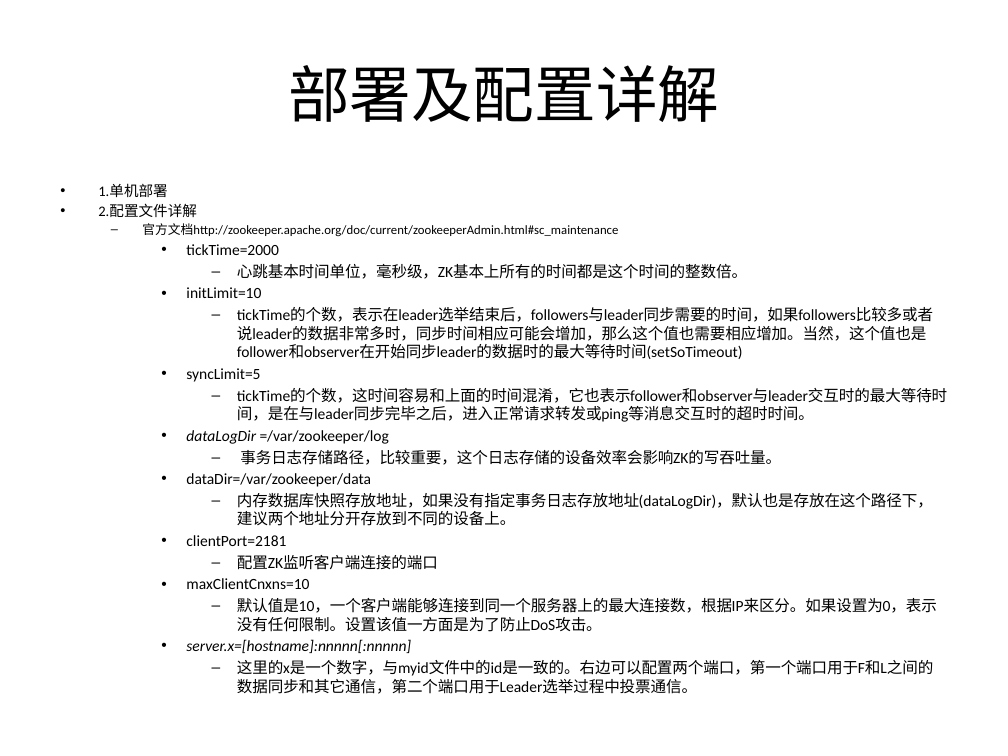
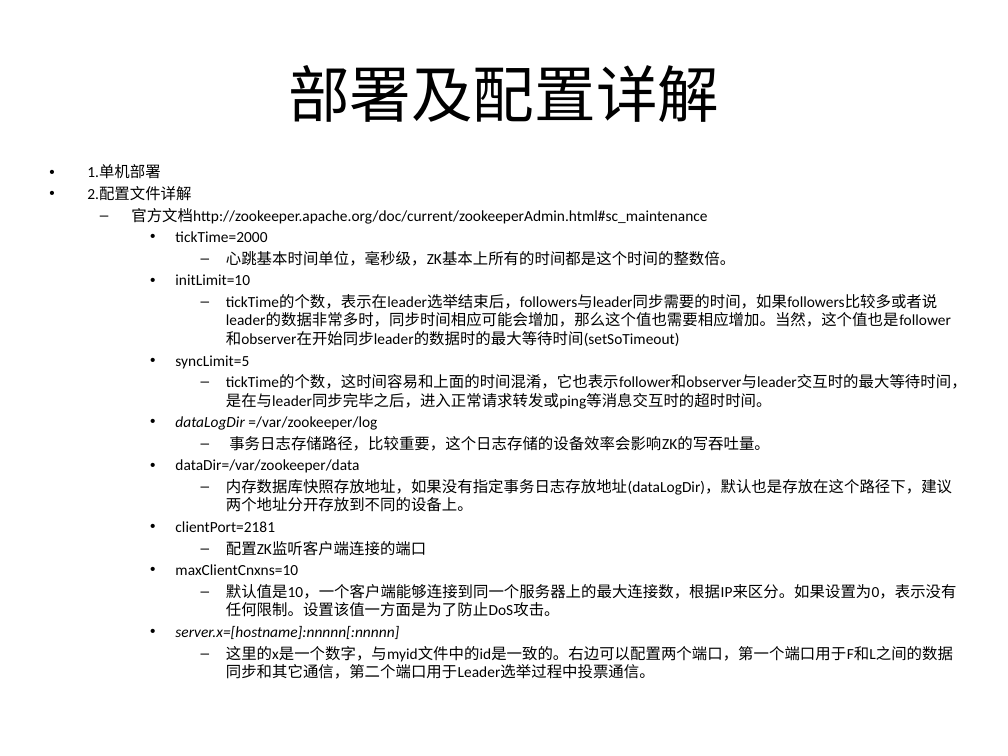
Before and after one commit to lfhan/zktest, a slide deck: slide 2 of doc/zookeeper.pptx. Drawn at 1008x756 pixels with LibreOffice and Linux fonts; fonts in the diff are those of the drawing. Boxes give left, top, right and bottom in pixels: in the first picture for what was removed or moved away, otherwise in the second. Text is boxed around its words. In the diff, an @@ line names an element or a change of style, - is before the commit and + after.

```diff
--- a/doc/zookeeper.pptx
+++ b/doc/zookeeper.pptx
@@ text "1.单机部署": place and size @@
-text "1.单机部署" at [98, 183, 947, 676]
+text "1.单机部署" at [87, 164, 967, 679]
@@ text "1.单机部署" at [87, 164, 967, 679]: size 10.4 to 11 pt in "1.单机部署", "2.配置文件详解"; size 9.1 to 11 pt in "官方文档http://zookeeper.apache.org/doc/current/zookeeperAdmin.h ..."; size 11.1 to 11 pt in "tickTime=2000", "心跳基本时间单位，毫秒级，ZK基本上所有的时间都是这个时间的整数倍。", "initLimit=10", "tickTime的个数，表示在leader选举结束后，followers与leader同步需要的时间，如果followe ..." and 12 more places @@
```
Also in this commit, not shown: 2 other slides changed, 1 slide added.
